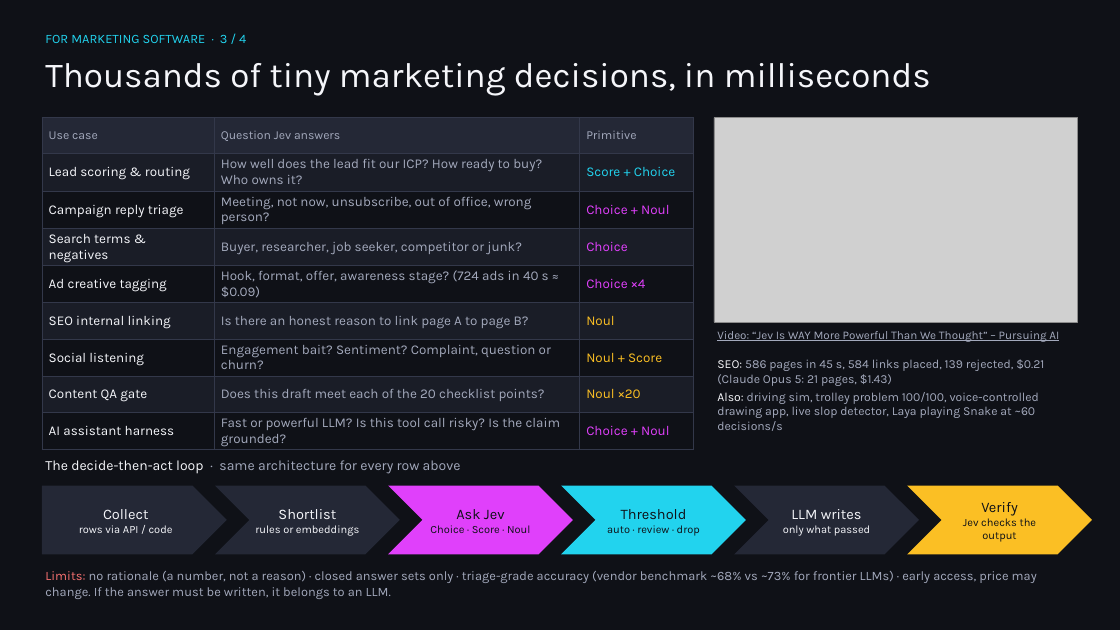
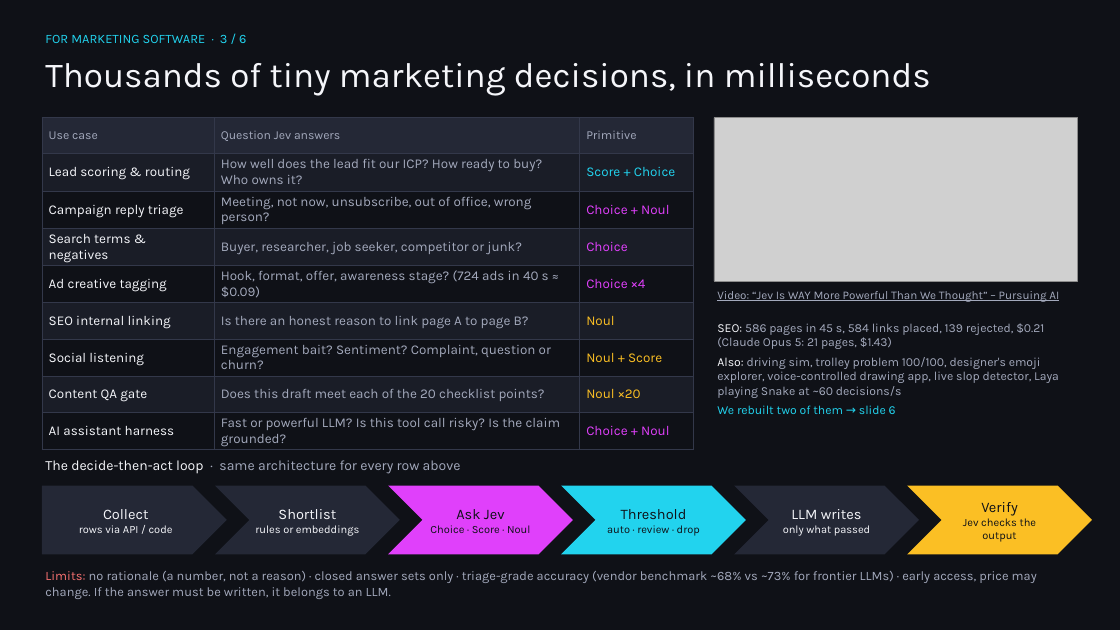
Before and after one commit to stvonolf/jev-samples, a slide deck: slide 3 of presentation/Jev_Team_Overview.pptx. Drawn at 1120x630 pixels with LibreOffice and Linux fonts; fonts in the diff are those of the drawing; grey boxes stand for pictures. Boxes give left, top, right and bottom in pixels: in the first picture for what was removed or moved away, otherwise in the second. Text is boxed around its words. In the diff, an @@ line names an element or a change of style, - is before the commit and + after.

```diff
--- a/presentation/Jev_Team_Overview.pptx
+++ b/presentation/Jev_Team_Overview.pptx
@@ text at bbox=[45, 35, 246, 43]: text changed @@
-FOR MARKETING SOFTWARE · 3 / 4
+FOR MARKETING SOFTWARE · 3 / 6
@@ picture: place and size @@
-picture at bbox=[714, 118, 1078, 323]
+picture at bbox=[714, 118, 1078, 281]
@@ text "Video: “Jev Is WAY More ...": place and size @@
-text "Video: “Jev Is WAY More ..." at bbox=[717, 331, 1059, 342]
+text "Video: “Jev Is WAY More ..." at bbox=[717, 291, 1059, 302]
@@ text "SEO: 586 pages in 45 ...": place and size @@
-text "SEO: 586 pages in 45 ..." at bbox=[717, 359, 1044, 431]
+text "SEO: 586 pages in 45 ..." at bbox=[717, 323, 1059, 414]
@@ text at bbox=[717, 323, 1044, 349]: more space between paragraphs @@
@@ text at bbox=[717, 357, 1059, 414]: text changed @@
-Also: driving sim, trolley problem 100/100, voice-controlled drawing app, live slop detector, Laya playing Snake at ~60 decisions/s
+Also: driving sim, trolley problem 100/100, designer's emoji explorer, voice-controlled drawing app, live slop detector, Laya playing Snake at ~60 decisions/s
+We rebuilt two of them → slide 6
```
Also in this commit, not shown: 3 other slides changed, 2 slides added, 15 other files.
